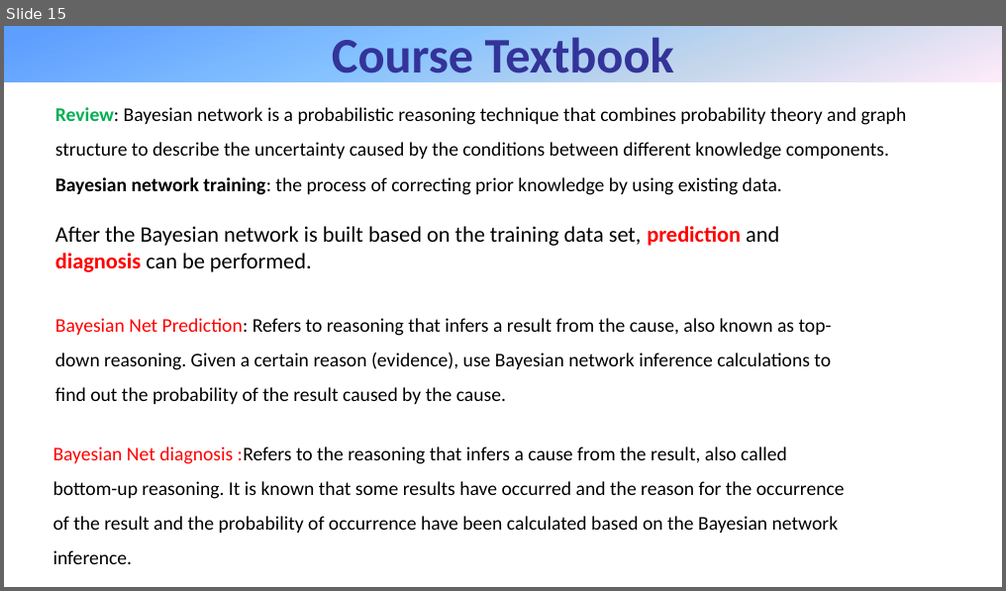
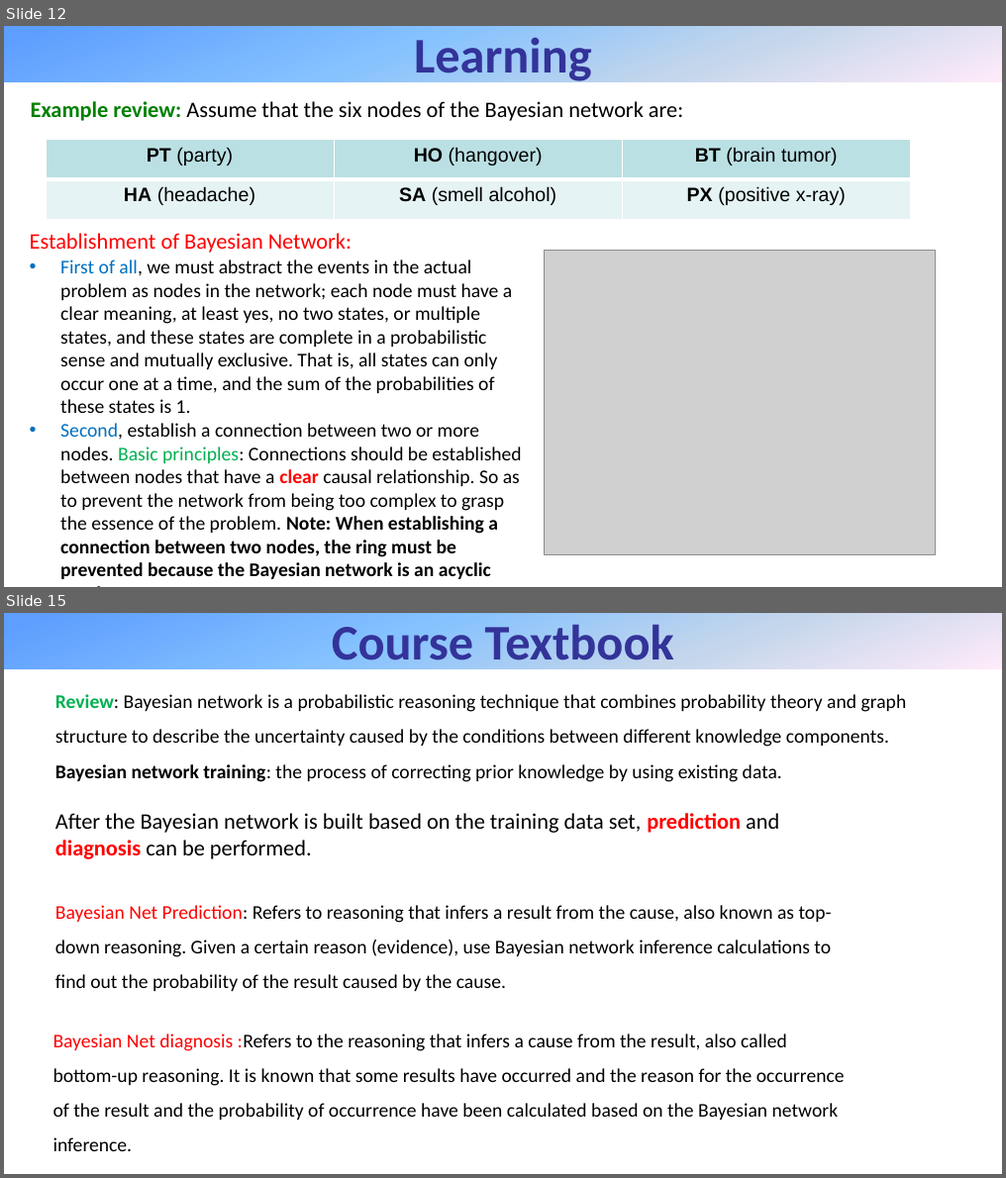
Before and after one commit to WeakX/Notes, a slide deck: ref/BayesNet.pptx. Shown one above the other, each under a label of ours: slide 15 before the commit, slides 12 and 15 after it; the slides between them are not shown. The pictures are 1006x591 and 1006x1178 pixels, drawn with LibreOffice and Linux fonts; fonts in the diff are those of the drawing; grey boxes stand for pictures. Boxes give left, top, right and bottom in pixels: in the first picture for what was removed or moved away, otherwise in the second. Text is boxed around its words. In the diff, an @@ line names an element or a change of style, - is before the commit and + after.

Commit message:
done

```diff
--- a/ref/BayesNet.pptx
+++ b/ref/BayesNet.pptx
@@ slide 12 added at (4,26,1002,587), background #FFFFFF @@
@@ rectangle added at (4,26,1002,81), fill gradient #5E9EFF to #85C2FF to #C4D6EB to #FFEBFA, 36 pt, text #333399, bold @@
+Learning
@@ text added at (31,101,683,121), 16 pt, text #000000 @@
+Example review: Assume that the six nodes of the Bayesian network are:
@@ table added at (46,139,911,220), 2 rows, 3 columns @@
+PT (party) | HO (hangover) | BT (brain tumor)
+HA (headache) | SA (smell alcohol) | PX (positive x-ray)
@@ text added at (30,233,351,253), 16 pt, text #FF0000 @@
+Establishment of Bayesian Network:
@@ text added at (60,260,521,579), 14 pt, text #000000 @@
+• First of all, we must abstract the events in the actual problem as nodes in the network; each node must have a clear meaning, at least yes, no two states, or multiple states, and these states are complete in a probabilistic sense and mutually exclusive. That is, all states can only occur one at a time, and the sum of the probabilities of these states is 1.
+• Second, establish a connection between two or more nodes. Basic principles: Connections should be established between nodes that have a clear causal relationship. So as to prevent the network from being too complex to grasp the essence of the problem. Note: When establishing a connection between two nodes, the ring must be prevented because the Bayesian network is an acyclic graph.
@@ picture added at (545,250,936,555) @@
```
Also in this commit, not shown: 2 slides changed, 2 other slides added, 3 slides removed.
